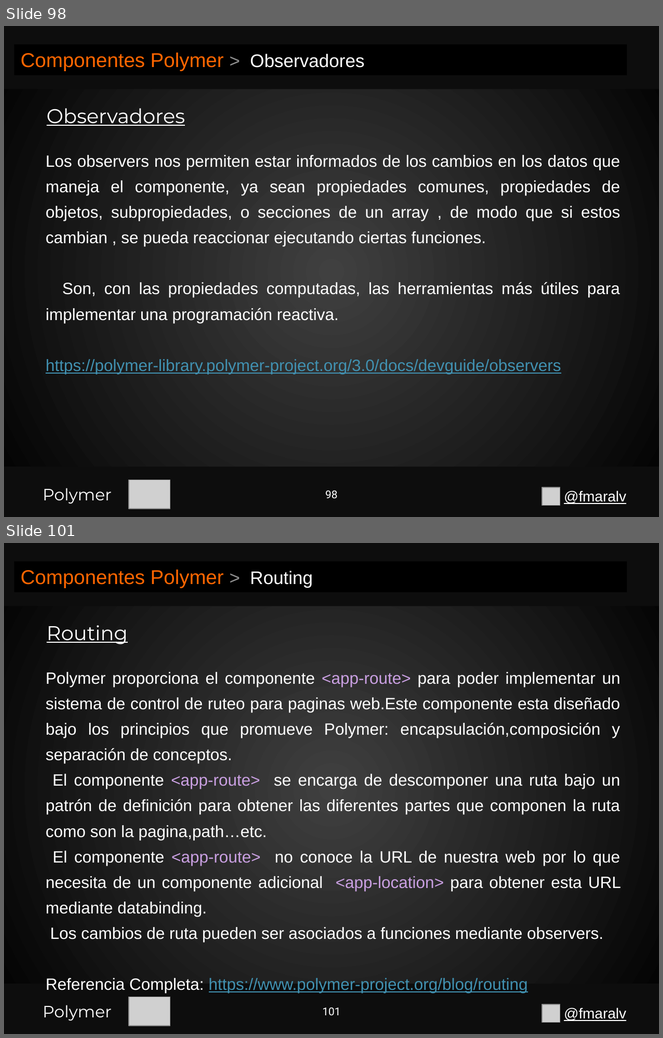
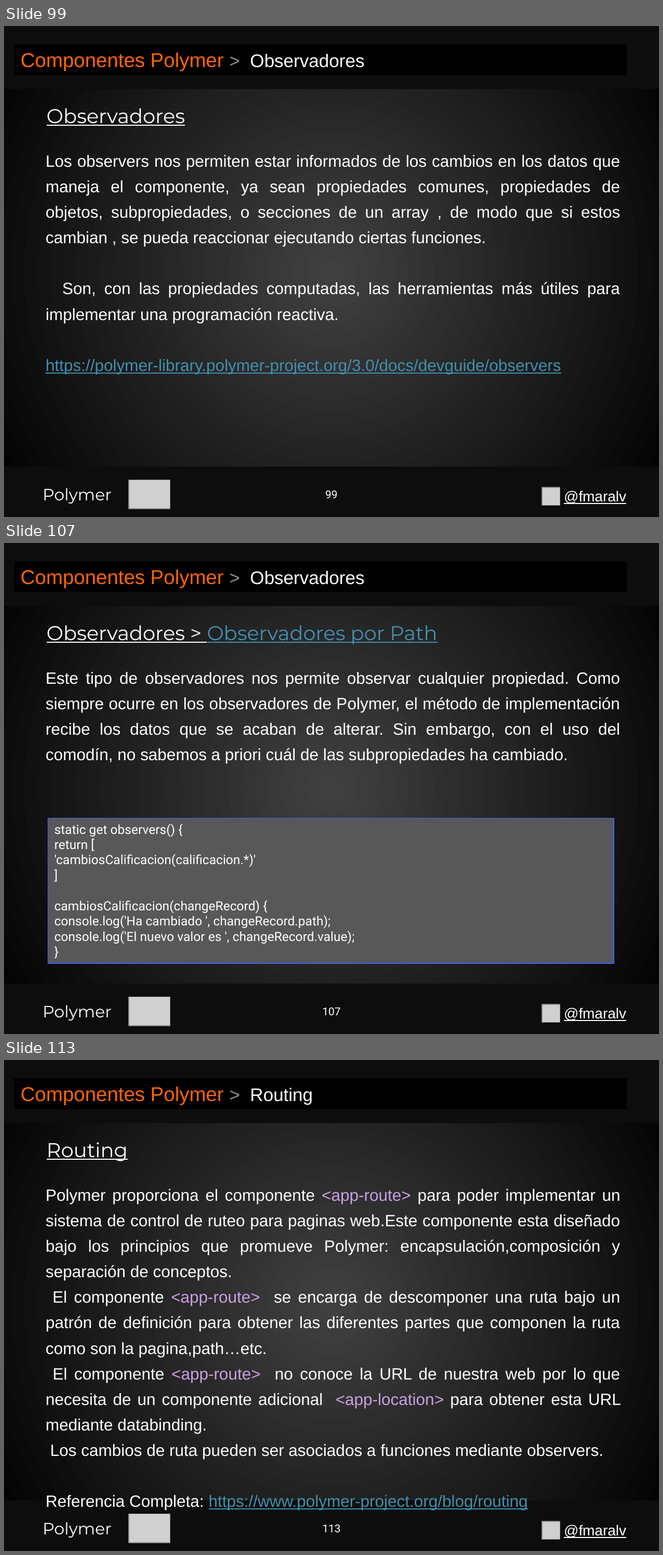
Before and after one commit to fmaralv/Presentacion, a slide deck: Polymer.pptx. Shown one above the other, each under a label of ours: slides 98 and 101 before the commit, slides 99, 107 and 113 after it; the slides between them are not shown. The pictures are 663x1038 and 663x1555 pixels, drawn with LibreOffice and Linux fonts; fonts in the diff are those of the drawing; grey boxes stand for pictures. Boxes give left, top, right and bottom in pixels: in the first picture for what was removed or moved away, otherwise in the second. Text is boxed around its words. In the diff, an @@ line names an element or a change of style, - is before the commit and + after.

```diff
--- a/Polymer.pptx
+++ b/Polymer.pptx
@@ slide 107 added at (x1=4, y1=543, x2=659, y2=1034), background gradient #404040 to #000000 @@
@@ rectangle added at (x1=4, y1=543, x2=659, y2=606), fill #0D0D0D @@
@@ rectangle added at (x1=14, y1=561, x2=627, y2=592), fill #000000, 22 pt, text #FF6600 @@
+Componentes Polymer > Observadores
@@ text added at (x1=47, y1=625, x2=437, y2=644), 22 pt, text #4191B1, underline @@
+Observadores > Observadores por Path
@@ text added at (x1=46, y1=672, x2=620, y2=763), 18 pt, text #FFFFFF @@
+Este tipo de observadores nos permite observar cualquier propiedad. Como siempre ocurre en los observadores de Polymer, el método de implementación recibe los datos que se acaban de alterar. Sin embargo, con el uso del comodín, no sabemos a priori cuál de las subpropiedades ha cambiado.
@@ rectangle added at (x1=48, y1=818, x2=614, y2=964), fill #585858, outline #3366FF 1 pt, 14 pt, text #FFFFFF @@
+static get observers() {
+return [
+'cambiosCalificacion(calificacion.*)'
+]
+cambiosCalificacion(changeRecord) {
+console.log('Ha cambiado ', changeRecord.path);
+console.log('El nuevo valor es ', changeRecord.value);
+}
@@ rectangle added at (x1=4, y1=984, x2=659, y2=1034), fill #0D0D0D @@
@@ rectangle added at (x1=4, y1=984, x2=659, y2=1034), fill #0D0D0D @@
@@ text added at (x1=42, y1=1005, x2=112, y2=1021), 18 pt, text #FFFFFF @@
+Polymer
@@ picture added at (x1=129, y1=997, x2=170, y2=1026) @@
@@ page number added at (x1=322, y1=1008, x2=340, y2=1016), 12 pt, text #FFFFFF @@
+107
@@ picture added at (x1=542, y1=1005, x2=560, y2=1023) @@
@@ text added at (x1=564, y1=1008, x2=626, y2=1021), 16 pt, text #FFFFFF, underline @@
+@fmaralv
@@ what was slide 98 is now slide 99 @@
@@ page number at (x1=325, y1=491, x2=338, y2=499): text changed @@
-98
+99
@@ what was slide 101 is now slide 113 @@
@@ page number at (x1=322, y1=1525, x2=340, y2=1533): text changed @@
-101
+113
```
Also in this commit, not shown: 3 slides changed, 19 other slides added.
